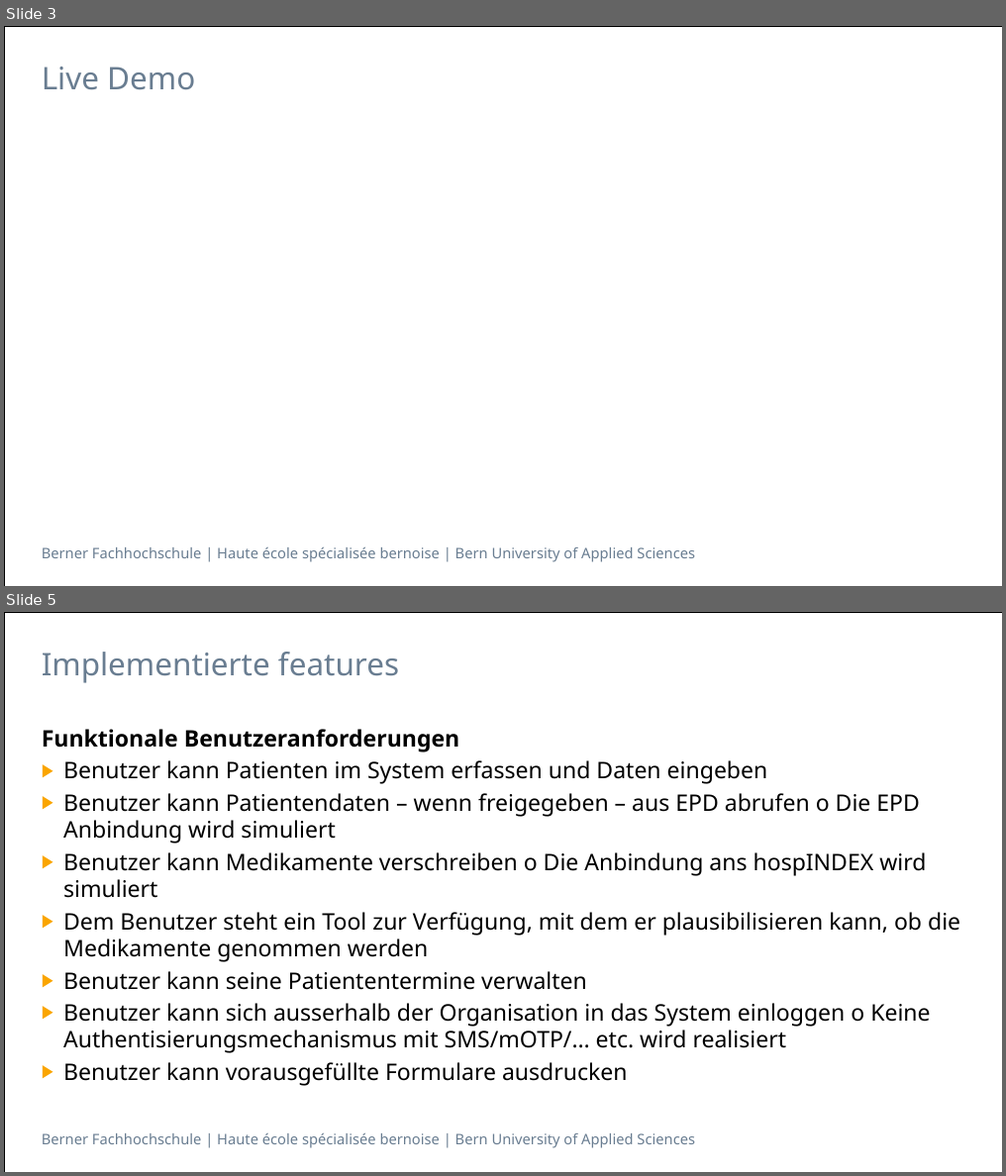
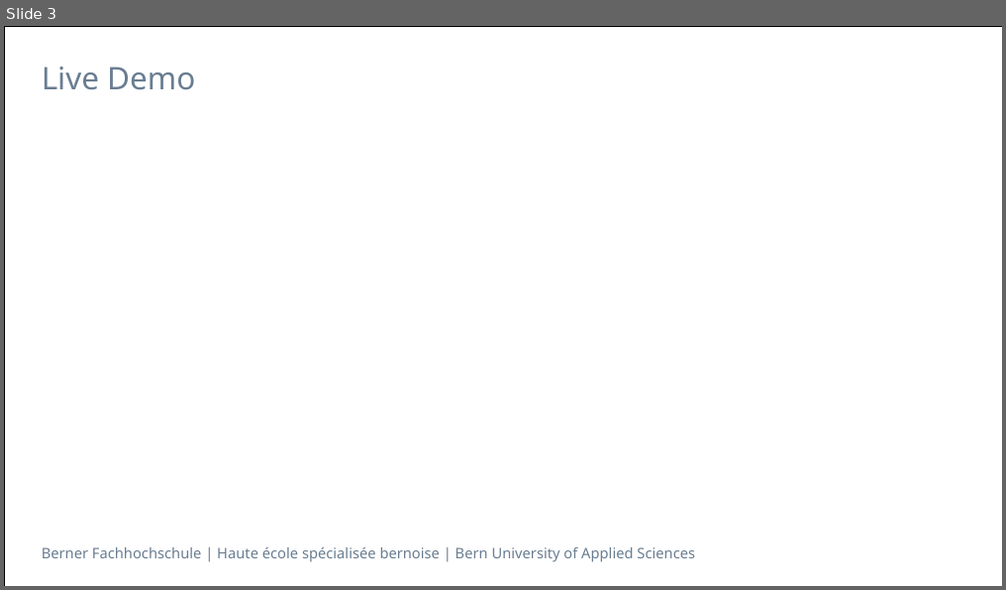
Before and after one commit to selvs1/ePsyDoc, a slide deck: doc/task-07/Task07.pptx. Shown one above the other, each under a label of ours: slides 3 and 5 before the commit, slide 3 after it; the slides between them are not shown. The pictures are 1006x1176 and 1006x590 pixels, drawn with LibreOffice and Linux fonts; fonts in the diff are those of the drawing. Boxes give left, top, right and bottom in pixels: in the first picture for what was removed or moved away, otherwise in the second. Text is boxed around its words. In the diff, an @@ line names an element or a change of style, - is before the commit and + after.

```diff
--- a/doc/task-07/Task07.pptx
+++ b/doc/task-07/Task07.pptx
@@ slide 5 removed at box(4, 612, 1002, 1172), background #FFFFFF; not listed: 2 template elements that a slide beside it also shows @@
@@ title removed at box(42, 652, 399, 683) @@
-Implementierte features
@@ text removed at box(42, 729, 960, 1086) @@
-Funktionale Benutzeranforderungen
-▶ Benutzer kann Patienten im System erfassen und Daten eingeben
-▶ Benutzer kann Patientendaten – wenn freigegeben – aus EPD abrufen o Die EPD Anbindung wird simuliert
-▶ Benutzer kann Medikamente verschreiben o Die Anbindung ans hospINDEX wird simuliert
-▶ Dem Benutzer steht ein Tool zur Verfügung, mit dem er plausibilisieren kann, ob die Medikamente genommen werden
-▶ Benutzer kann seine Patiententermine verwalten
-▶ Benutzer kann sich ausserhalb der Organisation in das System einloggen o Keine Authentisierungsmechanismus mit SMS/mOTP/… etc. wird realisiert
-▶ Benutzer kann vorausgefüllte Formulare ausdrucken
```
Also in this commit, not shown: 2 slides changed, 3 slides added, 1 other slide removed, 1 other file.
